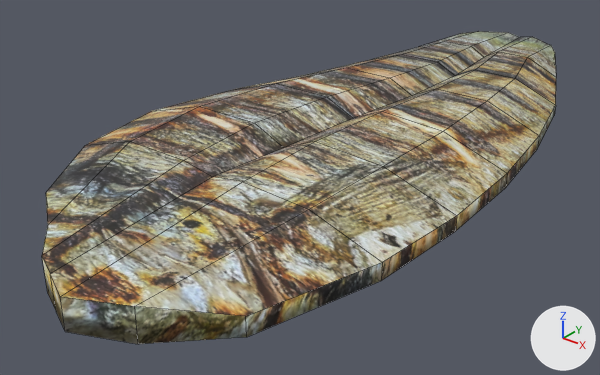
A saved change to the FBX model Assets/Assets/Models/Kitchen/ingredients/Fish & Chips/Raw Fish/mesh_rawfish_01.fbx.
Camera for both pictures: a camera (50 mm lens) standing at (0.2, -0.297, 0.153) and looking at (-0.015, -0.029, -0.013). Lighting does not change. The marker at lower right points along +X, +Y and +Z. Mesh edges are drawn as thin lines. Where no turn or scale is listed for an object, it has been applied to the vertices.

The first picture shows 'mesh_rawfish_01'.
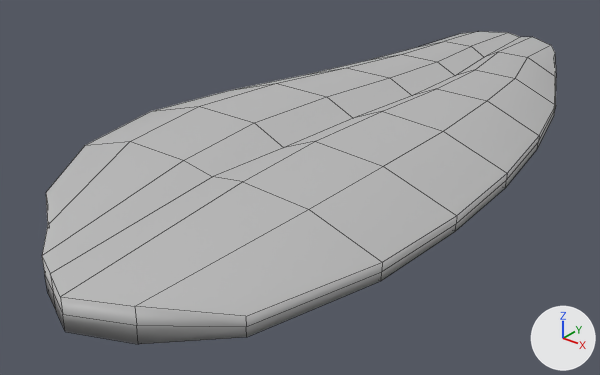
The newer file is also turned or shifted as a whole; pictures and numbers use the older file's frame.

Pixel boxes (x1, y1, x2, y2) of what changed, in the pictures (600 x 375 px):
part 1 of me_mesh, built on: (42, 105, 556, 344) in both
part 2 of me_mesh, recoloured: (42, 32, 556, 316) in both

Diff of the bpy script that builds the scene:
```diff
--- a/Assets/Assets/Models/Kitchen/ingredients/Fish & Chips/Raw Fish/mesh_rawfish_01.fbx.py
+++ b/Assets/Assets/Models/Kitchen/ingredients/Fish & Chips/Raw Fish/mesh_rawfish_01.fbx.py
@@ mat_mat_fish_bottom @@
+mat_mat_fish_bottom = principled_material('mat_fish_bottom')
+mat_mat_fish_bottom.base_color = (0.5, 0.5, 0.5)  # grey #bcbcbc
@@ mat_mat_fish_top @@
+mat_mat_fish_top = principled_material('mat_fish_top')
+mat_mat_fish_top.base_color = (0.5, 0.5, 0.5)  # grey #bcbcbc
@@ me_mesh @@
 # used by ob_mesh_rawfish_01; location = (0.0, 0.0, 0.0)
-me_mesh.from_pydata(...)  # 112 vertices, 110 faces; spans x -0.08..0.08, y -0.183..0.183, z 0.003..0.027
-me_mesh.materials.append(mat_mat_rawfishbot)  # picture img_tex_fish_cooked_png
+me_mesh.from_pydata(...)  # 138 vertices, 136 faces; spans x -0.08..0.08, y -0.183..0.183, z 0.003..0.027
+# me_mesh part 1
+# 26 faces are deleted
+# 26 vertices are added at x -0.08..0.08, y -0.183..0.183, z 0.01..0.016
+# 26 new faces join them, mat_mat_fish_top (grey #bcbcbc)
+# 26 new faces join them, mat_mat_fish_bottom (grey #bcbcbc)
+# me_mesh part 2: 42 faces spanning x -0.08..0.08, y -0.183..0.183, z 0.012..0.027 switch from mat_mat_rawfish_top (picture img_tex_fish_cooked_png) to mat_mat_fish_top (grey #bcbcbc)
+me_mesh.materials.append(mat_mat_fish_bottom)  # grey #bcbcbc
```
